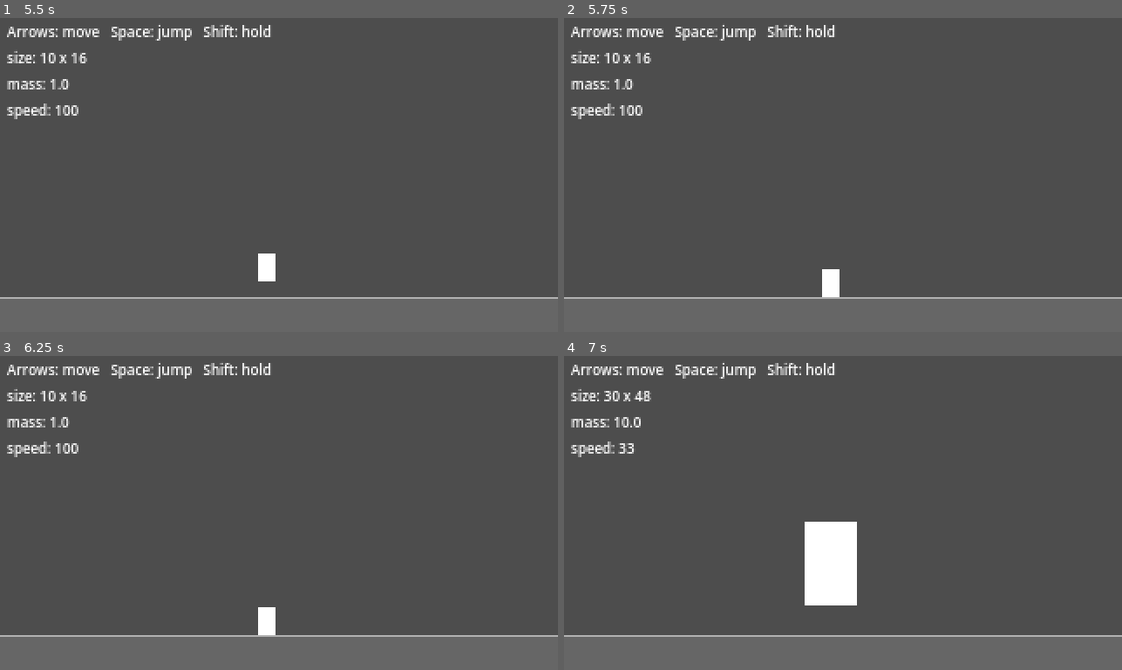
Above: before the commit, frames 1-4 (two rows, left to right).
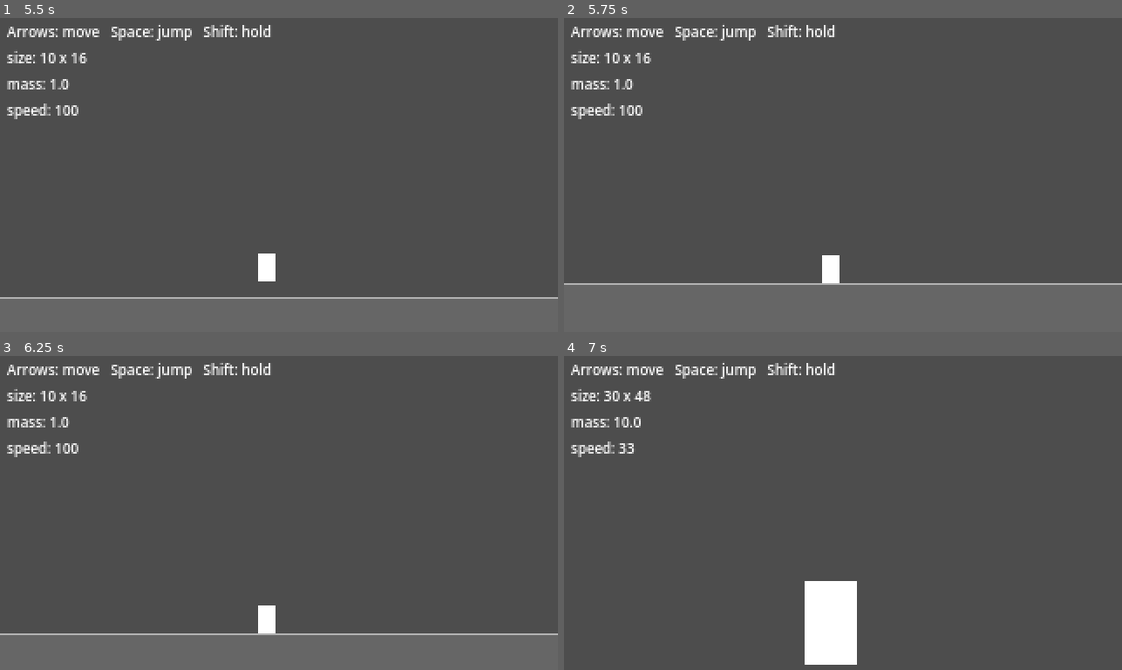
Above: after the commit, the same moments.

Repository: evalfoo/game-off-2026
Game: Godot game, scene res://game/rooms/wide.tscn
The game is run twice, just before and just after one commit, with the same random seed, the same clock (stepped at 60 frames per second) and the same inputs. This scene is started directly instead of the project's main scene.
Inputs (mouse positions are in pixels of both pictures, inside the frame that each line leads up to):
- Up to frame 1 (5.5 s): tap Enter (ui_accept) at 0.5, 0.77, 2, 3.77, 5 s; move the mouse to (401, 159) at 0.52 s; hold Right (ui_right) 0.53-1.25 s; tap Space at 0.6, 2.3, 3.6, 5.1 s; click (401, 159) at 0.67 s; drag from (167, 190) to (251, 237) at 1.27 s; move the mouse to (334, 105) at 2.02 s; hold Right (ui_right) 2.03-2.75 s; hold Shift 2.03-2.75 s; drag from (251, 237) to (111, 127) at 2.77 s; move the mouse to (446, 222) at 3.52 s; hold Left (ui_left) 3.53-4.25 s; drag from (111, 127) to (195, 96) at 4.27 s; move the mouse to (306, 175) at 5.02 s; hold Down (ui_down) from 5.03 s (still down); click (306, 175) at 5.17 s
- Up to frame 2 (5.75 s): keep holding Down (ui_down)
- Up to frame 3 (6.25 s): release Down (ui_down) at 5.75 s; drag from (195, 434) to (167, 528) at 5.77 s
- Up to frame 4 (7 s): move the mouse to (965, 497) at 6.52 s; hold Up (ui_up) from 6.53 s (still down); hold Shift from 6.53 s (still down); tap Enter (ui_accept) at 6.77 s; tap Space at 6.8 s

Frame 1 is identical in both runs. In frame 2, 5.1% of the frame differs, in the area x 0-100%, y 75-90%; in frame 3, 1.1%; in frame 4, 14%, in the area x 0-100%, y 52-100%.

Commit message:
feat(camera): screen shake and looking up and down with the arrows (#19)

Diff:
--- a/game/camera.gd
+++ b/game/camera.gd
@@ -10,6 +10,9 @@
 # of the player instead of the player, so the view shows more ahead than behind.
 # The point changes sides only once the player has walked flip_distance back
 # from the furthest point they reached, so a short turn doesn't swing the view.
+# Holding Up or Down looks that way by look_distance, eased by the same
+# smoothing, while the player stands on a floor. shake() shakes the view
+# through Camera2D's offset, which the follow rules ignore.
 #
 # The room sets target and the limits before adding it, after the player, so
 # each physics step it follows where the player has just moved.
@@ -33,12 +36,23 @@
 # the look-ahead point changes sides. A shorter turn keeps the point on its
 # side.
 @export var flip_distance := 32.0
+# How far Up or Down moves the view.
+@export var look_distance := 48.0
 
 var target: Player
 # 1 while the look-ahead point is right of the player, -1 while it is left.
 var side := 1.0
 # The furthest x the player has reached toward side.
 var _furthest := 0.0
+# Seeds the shake's directions, so a run replays the same. The room sets it
+# before adding the camera; the wide room keeps 0.
+var rng_seed := 0
+var _rng := RandomNumberGenerator.new()
+# The current shake: its strength in px, its length in seconds and how long it
+# has run.
+var _shake_strength := 0.0
+var _shake_length := 0.0
+var _shake_time := 0.0
 
 
 func _ready() -> void:
@@ -52,6 +66,7 @@
 	# script's, so the view would always trail the target set here by a step.
 	# _physics_process updates it instead, once, after setting the target.
 	set_physics_process_internal(false)
+	_rng.seed = rng_seed
 	_furthest = target.position.x
 	position = Vector2(_look_ahead_x(), target.position.y - feet_below_centre)
 	# Centres the view on the look-ahead point now. Camera2D's own first update ran as it
@@ -62,15 +77,48 @@
 	force_update_scroll()
 
 
-func _physics_process(_delta: float) -> void:
+# Shakes the view up to `strength` px from where it would be, fading to none
+# over `length` seconds. A new shake replaces the current one.
+func shake(strength: float, length: float) -> void:
+	_shake_strength = strength
+	_shake_length = length
+	_shake_time = 0.0
+
+
+func _physics_process(delta: float) -> void:
 	position.x = _look_ahead_x()
 	if target.is_on_floor():
-		position.y = target.position.y - feet_below_centre
+		position.y = _look(target.position.y - feet_below_centre)
 	else:
 		# Holds the height the view shows now, so a jump taken while it is still
 		# easing toward the last landing doesn't carry it on.
-		position.y = get_screen_center_position().y
+		position.y = get_screen_center_position().y - offset.y
+	_shake_step(delta)
 	force_update_scroll()
+
+
+# The height `y` moved by Up or Down, but not past the room's edge, where the
+# smoothing would carry on behind the limit and hold the view there for a while
+# after the key is let go.
+func _look(y: float) -> float:
+	var looked := y + Input.get_axis("ui_up", "ui_down") * look_distance
+	var half := get_viewport_rect().size.y / 2.0 / zoom.y
+	return clampf(looked, minf(y, limit_top + half), maxf(y, limit_bottom - half))
+
+
+# Moves the shake one step on. Zero-length steps, while the play driver stops
+# time, leave it and the seed's sequence alone.
+func _shake_step(delta: float) -> void:
+	if _shake_length <= 0.0 or delta <= 0.0:
+		return
+	_shake_time += delta
+	# Summed frame times can fall a hair short of the length they add up to.
+	if _shake_time >= _shake_length - 0.0001:
+		_shake_length = 0.0
+		offset = Vector2.ZERO
+		return
+	var fade := 1.0 - _shake_time / _shake_length
+	offset = Vector2.from_angle(_rng.randf() * TAU) * _shake_strength * fade
 
 
 func _look_ahead_x() -> float:
--- /dev/null
+++ b/tests/camera_look.gd
@@ -0,0 +1,88 @@
+extends "res://tests/lib/test.gd"
+
+# Looking up and down in the wide room: holding Up or Down on the floor moves
+# the view by look_distance, and letting go brings it back. The room's floor
+# sits near its bottom, so the full look down is checked with the room's bottom
+# limit staged lower, and the unstaged room checks the view stops at its edge
+# and starts back as soon as Down is let go.
+
+var room: Node2D
+var camera: Camera2D
+
+
+func run() -> void:
+	room = (load("res://game/rooms/wide.tscn") as PackedScene).instantiate()
+	root.add_child(room)
+	camera = room.camera
+	var distance: float = camera.look_distance
+	await physics(60)
+	var rest := _centre_y()
+
+	await _hold(KEY_UP, 120)
+	check(absf(_centre_y() - (rest - distance)) < 0.5,
+		"holding Up moves the view up %d px: %.1f -> %.1f" % [distance, rest, _centre_y()])
+	await physics(120)
+	check(absf(_centre_y() - rest) < 0.5,
+		"letting go of Up brings the view back: %.1f" % _centre_y())
+
+	# Staged: the room's bottom limit lowered, so the look down has room.
+	var bottom: int = camera.limit_bottom
+	camera.limit_bottom = bottom + 200
+	await _hold(KEY_DOWN, 120)
+	check(absf(_centre_y() - (rest + distance)) < 0.5,
+		"staged: holding Down moves the view down %d px: %.1f -> %.1f" % [distance, rest, _centre_y()])
+	await physics(120)
+	check(absf(_centre_y() - rest) < 0.5,
+		"staged: letting go of Down brings the view back: %.1f" % _centre_y())
+	camera.limit_bottom = bottom
+
+	# Unstaged: the view stops at the room's bottom edge and leaves it on the
+	# first frames after Down is let go.
+	var edge := bottom - 90.0
+	await _hold(KEY_DOWN, 120)
+	check(absf(_centre_y() - edge) < 0.01,
+		"holding Down at the room's bottom stops the view at its edge: %.1f" % _centre_y())
+	var still := 0
+	for i: int in 60:
+		await physics(1)
+		if _centre_y() < edge - 0.01:
+			break
+		still += 1
+	check(still <= 1, "letting go of Down at the room's edge, the view starts back after %d frames" % still)
+	await physics(120)
+	check(absf(_centre_y() - rest) < 0.5,
+		"and comes back to where it was: %.1f" % _centre_y())
+
+	# The look holds through a jump, as the height does.
+	Events.hold_key(KEY_UP, true)
+	await physics(120)
+	var looked := _centre_y()
+	Events.hold_key(KEY_SPACE, true)
+	await physics(2)
+	Events.hold_key(KEY_UP, false)
+	var moved := 0.0
+	for i: int in 120:
+		await physics(1)
+		if room.player.is_on_floor():
+			break
+		moved = maxf(moved, absf(_centre_y() - looked))
+	Events.hold_key(KEY_SPACE, false)
+	check(moved < 0.5, "letting go of Up in the air holds the view until landing: moved %.1f px" % moved)
+	await physics(120)
+	check(absf(_centre_y() - rest) < 0.5, "after landing the view comes back: %.1f" % _centre_y())
+	room.free()
+
+
+func _hold(key: Key, count: int) -> void:
+	Events.hold_key(key, true)
+	await physics(count)
+	Events.hold_key(key, false)
+
+
+func _centre_y() -> float:
+	return camera.get_screen_center_position().y
+
+
+func physics(count: int) -> void:
+	for i: int in count:
+		await physics_frame
--- /dev/null
+++ b/tests/camera_shake.gd
@@ -0,0 +1,87 @@
+extends "res://tests/lib/test.gd"
+
+# Screen shake in the wide room: the view stays within the shake's strength of
+# where it would be, and the shake ends once its length has passed. With time
+# stopped, as the play driver does between turns, it holds still. The same
+# walk and jumps, run with and without a long shake, follow the same path, so
+# a shake doesn't move where the camera goes.
+
+const STRENGTH := 4.0
+const FRAMES := 30
+const STEP := 1.0 / 60.0
+
+
+func run() -> void:
+	var room := _room()
+	var camera: Camera2D = room.camera
+	await physics(30)
+	camera.shake(STRENGTH, FRAMES * STEP)
+	var largest := 0.0
+	var at_last := 0.0
+	for i: int in FRAMES:
+		await physics(1)
+		largest = maxf(largest, camera.offset.length())
+		if i == FRAMES - 2:
+			at_last = camera.offset.length()
+	check(largest <= STRENGTH + 0.001 and largest > STRENGTH * 0.5,
+		"a %d px shake moves the view up to %.2f px" % [STRENGTH, largest])
+	check(at_last > 0.0 and camera.offset == Vector2.ZERO,
+		"the shake runs to its last step (%.3f px) and ends after %d frames" % [at_last, FRAMES])
+	await physics(10)
+	check(camera.offset == Vector2.ZERO, "and stays ended")
+
+	# Time stopped: the frame under way keeps its length, so the pause starts a
+	# frame later.
+	camera.shake(STRENGTH, 1.0)
+	await physics(5)
+	Engine.time_scale = 0.0
+	await physics(1)
+	var before := camera.offset
+	await physics(20)
+	var paused := camera.offset
+	Engine.time_scale = 1.0
+	await physics(2)
+	check(before != Vector2.ZERO and paused == before and camera.offset != paused,
+		"with time stopped the shake holds still, and moves on once time runs: %s -> %s" % [before, paused])
+	room.free()
+	await physics(2)
+
+	var calm := await _walk_and_jump(false)
+	var shaken := await _walk_and_jump(true)
+	var apart := 0.0
+	for i: int in calm.size():
+		apart = maxf(apart, calm[i].distance_to(shaken[i]))
+	check(calm.size() == shaken.size() and apart < 0.001,
+		"walking and jumping, a shake leaves the camera's path alone: %.4f px apart" % apart)
+
+
+func _room() -> Node2D:
+	var room: Node2D = (load("res://game/rooms/wide.tscn") as PackedScene).instantiate()
+	root.add_child(room)
+	return room
+
+
+# Walks right, jumping twice, and returns the view's centre less the shake
+# each frame.
+func _walk_and_jump(shaking: bool) -> Array[Vector2]:
+	var room := _room()
+	var camera: Camera2D = room.camera
+	var path: Array[Vector2] = []
+	await physics(2)
+	if shaking:
+		camera.shake(6.0, 10.0)
+	Events.hold_key(KEY_RIGHT, true)
+	for i: int in 240:
+		Events.hold_key(KEY_SPACE, i % 100 < 20)
+		await physics(1)
+		path.append(camera.get_screen_center_position() - camera.offset)
+	Events.hold_key(KEY_RIGHT, false)
+	Events.hold_key(KEY_SPACE, false)
+	room.free()
+	await physics(2)
+	return path
+
+
+func physics(count: int) -> void:
+	for i: int in count:
+		await physics_frame
--- /dev/null
+++ b/tools/clips/scenarios/look.gd
@@ -0,0 +1,28 @@
+extends "res://tools/clips/scenario.gd"
+
+# Looking up and down in the wide room: the player stands, holds Up, lets go,
+# holds Down, lets go. The floor sits near the room's bottom, so the look down
+# stops at the room's edge. The wide room is on both refs, so record both:
+#
+#   tools/clips/record.sh tools/clips/scenarios/look.gd
+
+func run() -> void:
+	game.free()
+	game = (load("res://game/rooms/wide.tscn") as PackedScene).instantiate()
+	root.add_child(game)
+	fixture("the wide room, small player standing")
+	start_clip()
+	await hold(0.5)
+	strip(roundi(5.5 * FPS / 8.0), "hold Up, let go, hold Down, let go")
+	await _look(KEY_UP, "hold Up")
+	await _look(KEY_DOWN, "hold Down")
+	finish()
+
+
+func _look(key: Key, event: String) -> void:
+	mark(event)
+	Events.hold_key(key, true)
+	await hold(1.5)
+	Events.hold_key(key, false)
+	mark("let go")
+	await hold(1.2)
--- /dev/null
+++ b/tools/clips/scenarios/shake.gd
@@ -0,0 +1,31 @@
+extends "res://tools/clips/scenario.gd"
+
+# Screen shake in the wide room: a 4 px shake for 0.5 s while the player
+# stands, then a 6 px shake for 1 s while they walk right and jump. Nothing in
+# the game shakes yet, so the scenario calls the camera's shake(). It isn't on
+# origin/main, so record one ref:
+#
+#   tools/clips/record.sh tools/clips/scenarios/shake.gd HEAD
+
+func run() -> void:
+	game.free()
+	game = (load("res://game/rooms/wide.tscn") as PackedScene).instantiate()
+	root.add_child(game)
+	fixture("the wide room, small player; the scenario calls camera.shake()")
+	var camera: Camera2D = game.get("camera")
+	start_clip()
+	await hold(0.3)
+	strip(4, "a 4 px shake standing, then a 6 px shake walking and jumping")
+	mark("shake 4 px for 0.5 s")
+	camera.call("shake", 4.0, 0.5)
+	await hold(1.0)
+	mark("shake 6 px for 1 s, walk right and jump")
+	camera.call("shake", 6.0, 1.0)
+	Events.hold_key(KEY_RIGHT, true)
+	Events.hold_key(KEY_SPACE, true)
+	await hold(0.3)
+	Events.hold_key(KEY_SPACE, false)
+	await hold(1.0)
+	Events.hold_key(KEY_RIGHT, false)
+	await hold(0.5)
+	finish()
Not shown, added: tests/camera_look.gd.uid
Not shown, added: tests/camera_shake.gd.uid
Not shown, added: tools/clips/scenarios/look.gd.uid
Not shown, added: tools/clips/scenarios/shake.gd.uid
Not shown, changed: docs/design.md
Not shown, changed: docs/implementation.md
